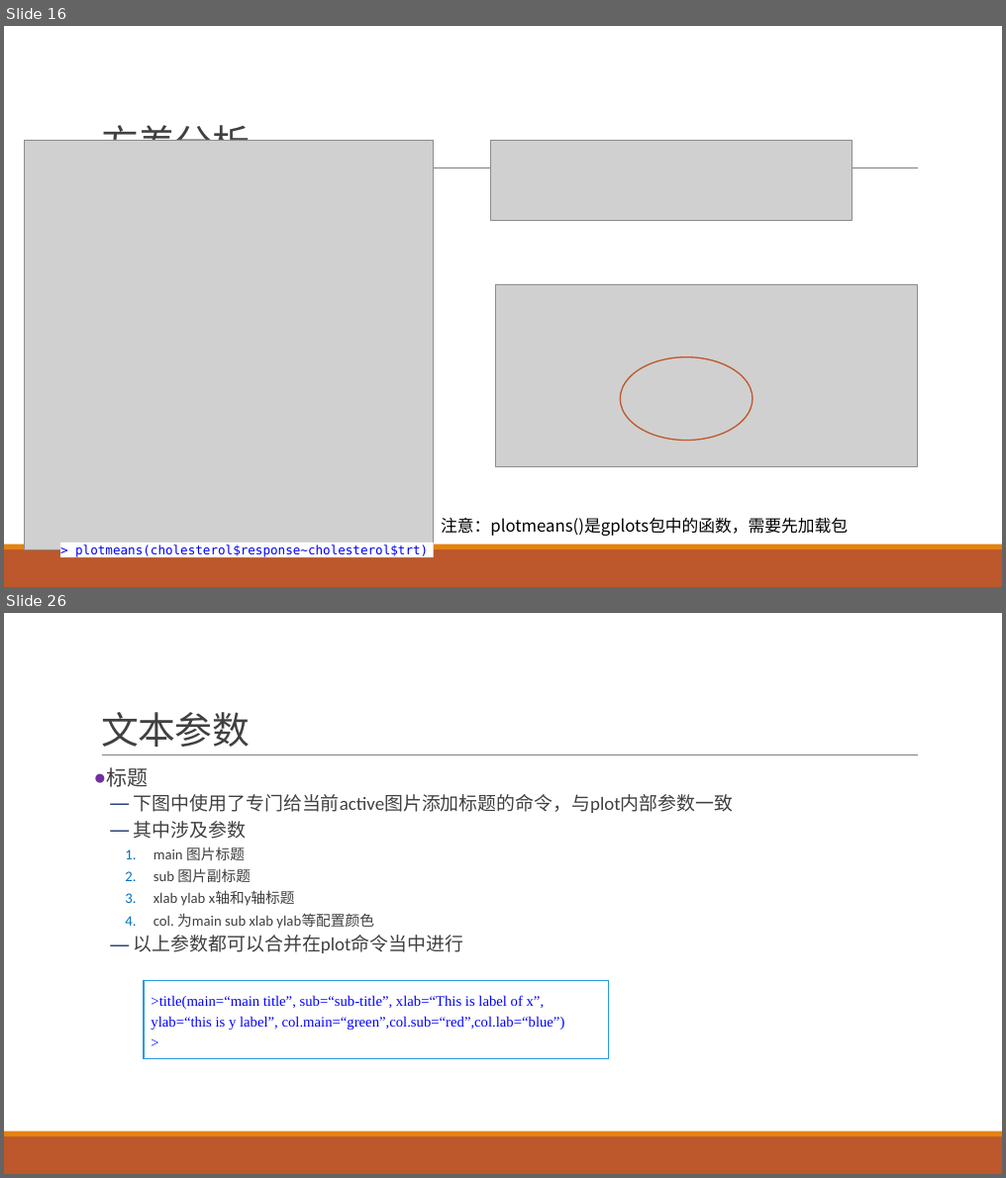
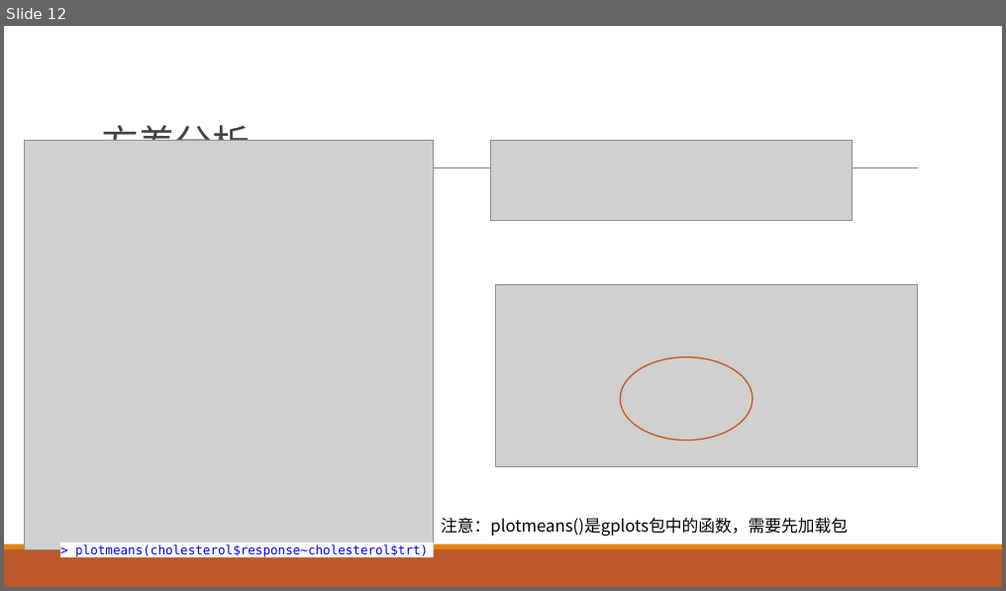
Before and after one commit to exoplanetX/DataAnalytics, a slide deck: 实验-4-非参数分析.pptx. Shown one above the other, each under a label of ours: slides 16 and 26 before the commit, slide 12 after it; the slides between them are not shown. The pictures are 1006x1178 and 1006x591 pixels, drawn with LibreOffice and Linux fonts; fonts in the diff are those of the drawing; grey boxes stand for pictures. Boxes give left, top, right and bottom in pixels: in the first picture for what was removed or moved away, otherwise in the second. Text is boxed around its words. In the diff, an @@ line names an element or a change of style, - is before the commit and + after.

```diff
--- a/实验-4-非参数分析.pptx
+++ b/实验-4-非参数分析.pptx
@@ slide 26 removed at (4, 613, 1002, 1174), background #FFFFFF; not listed: 3 template elements that a slide beside it also shows @@
@@ title removed at (101, 712, 250, 747) @@
-文本参数
@@ text removed at (106, 767, 733, 954) @@
-● 标题
-  — 下图中使用了专门给当前active图片添加标题的命令，与plot内部参数一致
-  — 其中涉及参数
-    1. main 图片标题
-    2. sub 图片副标题
-    3. xlab ylab x轴和y轴标题
-    4. col. 为main sub xlab ylab等配置颜色
-  — 以上参数都可以合并在plot命令当中进行
@@ rectangle removed at (144, 980, 609, 1059) @@
->title(main=“main title”, sub=“sub-title”, xlab=“This is label of x”, ylab=“this is y label”, col.main=“green”,col.sub=“red”,col.lab=“blue”)
->
@@ what was slide 16 is now slide 12 @@
```
Also in this commit, not shown: 8 slides changed, 22 other slides removed.
